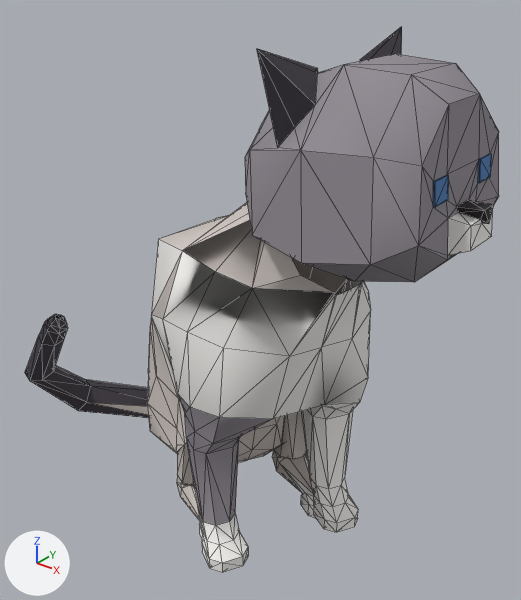
One commit to the glTF model art/cat.glb: the scene before it, then after it.
Rendered twice from a camera (50 mm lens) standing at (1.79, -2.02, 2.29) and looking at (0.11, 0.07, 0.99). Every picture has the same lights, and +X, +Y and +Z are marked at lower left. The older version comes first. Mesh edges are drawn as thin lines. Vertices at exactly the same position are counted once.

Names of what the first picture shows: 'Cat'.
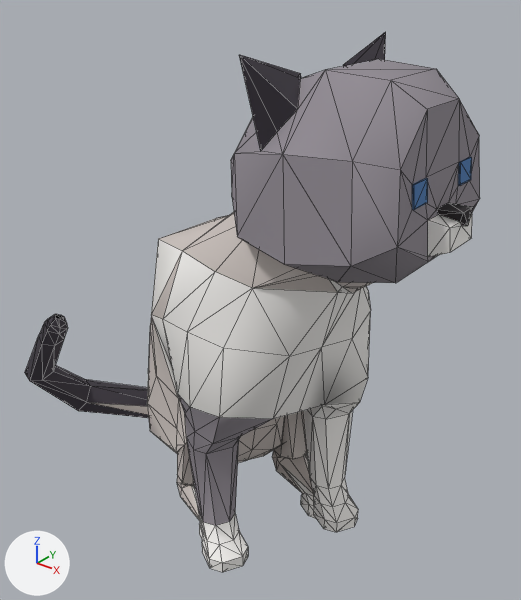
What changed in the scene script:
```text
Change me_cat:
    used by ob_cat; location = (0.0, 0.0, 0.0)
    remove me_cat.from_pydata(...)  # 475 vertices, 932 faces; spans x -0.96..1.08, y -0.5..0.58, z -0.03..2.06
    add me_cat.from_pydata(...)  # 486 vertices, 976 faces; spans x -0.96..1.02, y -0.5..0.58, z -0.03..2.04
    me_cat part 1: the loose piece of 97 vertices spanning x 0.29..1.08, y -0.5..0.3, z 1.36..2.06 is moved by (-0.06, 0.0, -0.02)
    me_cat part 2
    23 vertices are removed from x 0.41..0.66, y -0.33..0.09, z 1.27..1.63
    52 faces are deleted
    1 vertex moves from x 0.58, y -0.31, z 1.37 to x 0.63, y -0.29, z 1.39
    34 vertices are added at x 0.42..0.71, y -0.37..0.14, z 1.28..1.69
    26 new faces join them, mat_whitefur (white #f5f3f0)
    64 new faces join them, mat_catcream (light grey #cec5c0)
    6 new faces join them, mat_catmask (grey #928c94)
```

Changed parts and their boxes (x1, y1, x2, y2) in the pictures (521 x 600 px; the box of a moved part takes in the faces that stretch with it):
'Cat', reshaped
    before: (25, 27, 499, 572)
    after: (25, 32, 480, 572)
part 1 of me_cat, moved or reshaped
    before: (245, 27, 499, 282)
    after: (231, 32, 480, 283)
part 2 of me_cat, built on
    before: (182, 202, 362, 356)
    after: (182, 212, 372, 356)
